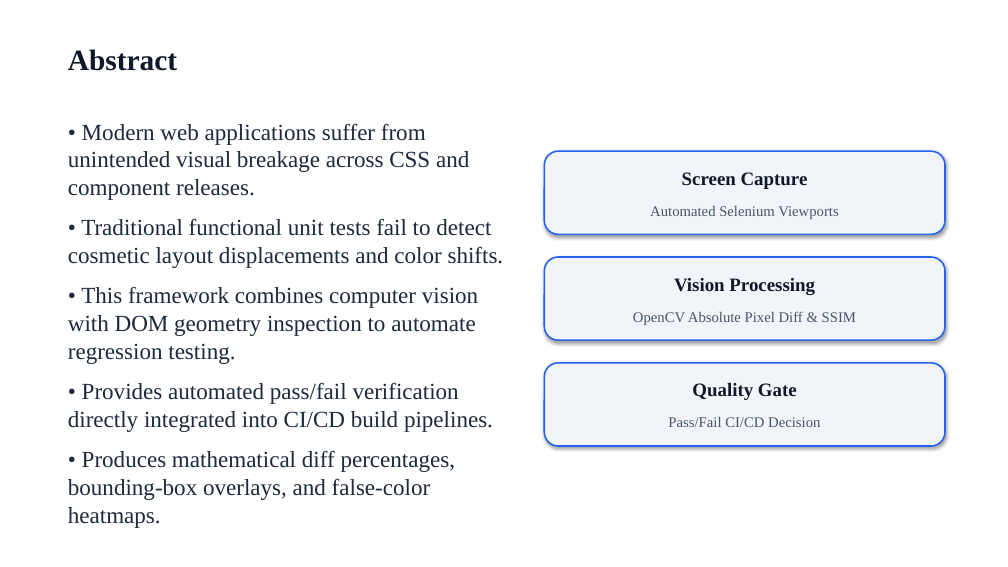
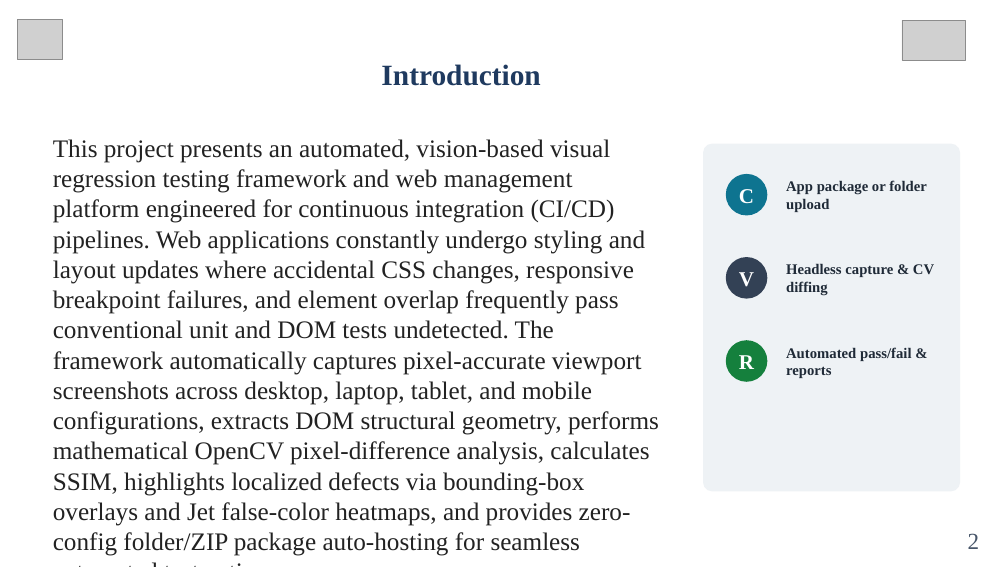
Before and after one commit to 192425155KVijayBhsakarReddy/Visual-Regression-Testing-Framework, a slide deck: slide 2 of Visual_Regression_Testing_Presentation.pptx. Drawn at 1008x567 pixels with LibreOffice and Linux fonts; fonts in the diff are those of the drawing; grey boxes stand for pictures. Boxes give left, top, right and bottom in pixels: in the first picture for what was removed or moved away, otherwise in the second. Text is boxed around its words. In the diff, an @@ line names an element or a change of style, - is before the commit and + after.

Commit message:
docs(presentation): combine 3 modules from SIMATS reference template with CI/CD benchmarks and Jira defect management into final 15-slide presentation

```diff
--- a/Visual_Regression_Testing_Presentation.pptx
+++ b/Visual_Regression_Testing_Presentation.pptx
@@ picture added at box(17, 20, 63, 60) @@
@@ picture added at box(902, 20, 966, 60) @@
@@ text removed at box(68, 49, 177, 71) @@
-Abstract
@@ title added at box(381, 64, 540, 86), 28 pt, text #1F3A5F, bold @@
+Introduction
@@ text at box(53, 139, 659, 556): text changed; size 22 to 24 pt; text colour #1E293B to #222222 @@
-• Modern web applications suffer from unintended visual breakage across CSS and component releases.
-• Traditional functional unit tests fail to detect cosmetic layout displacements and color shifts.
-• This framework combines computer vision with DOM geometry inspection to automate regression testing.
-• Provides automated pass/fail verification directly integrated into CI/CD build pipelines.
-• Produces mathematical diff percentages, bounding-box overlays, and false-color heatmaps.
+This project presents an automated, vision-based visual regression testing framework and web management platform engineered for continuous integration (CI/CD) pipelines. Web applications constantly undergo styling and layout updates where accidental CSS changes, responsive breakpoint failures, and element overlap frequently pass conventional unit and DOM tests undetected. The framework automatically captures pixel-accurate viewport screenshots across desktop, laptop, tablet, and mobile configurations, extracts DOM structural geometry, performs mathematical OpenCV pixel-difference analysis, calculates SSIM, highlights localized defects via bounding-box overlays and Jet false-color heatmaps, and provides zero-config folder/ZIP package auto-hosting for seamless automated test gating.
@@ rounded rectangle added at box(703, 144, 960, 492), fill #EEF2F5 @@
@@ rounded rectangle removed at box(544, 151, 945, 234) @@
-Screen Capture
-Automated Selenium Viewports
@@ ellipse added at box(726, 174, 768, 216), fill #0E7490 @@
@@ text added at box(739, 189, 754, 203), 20 pt, text #FFFFFF, bold @@
+C
@@ text added at box(786, 180, 927, 212), 14 pt, text #1F2A37, bold @@
+App package or folder upload
@@ rounded rectangle removed at box(544, 257, 945, 340) @@
-Vision Processing
-OpenCV Absolute Pixel Diff & SSIM
@@ ellipse added at box(726, 257, 768, 299), fill #334155 @@
@@ text added at box(786, 263, 934, 295), 14 pt, text #1F2A37, bold @@
+Headless capture & CV diffing
@@ text added at box(739, 272, 754, 287), 20 pt, text #FFFFFF, bold @@
+V
@@ ellipse added at box(726, 340, 768, 382), fill #15803D @@
@@ text added at box(739, 355, 754, 369), 20 pt, text #FFFFFF, bold @@
+R
@@ text added at box(786, 347, 911, 378), 14 pt, text #1F2A37, bold @@
+Automated pass/fail & reports
@@ rounded rectangle removed at box(544, 363, 945, 446) @@
-Quality Gate
-Pass/Fail CI/CD Decision
@@ text added at box(968, 533, 980, 549), 22 pt, text #475569 @@
+2
```
Also in this commit, not shown: 3 other slides changed, 11 slides added, 11 slides removed.
